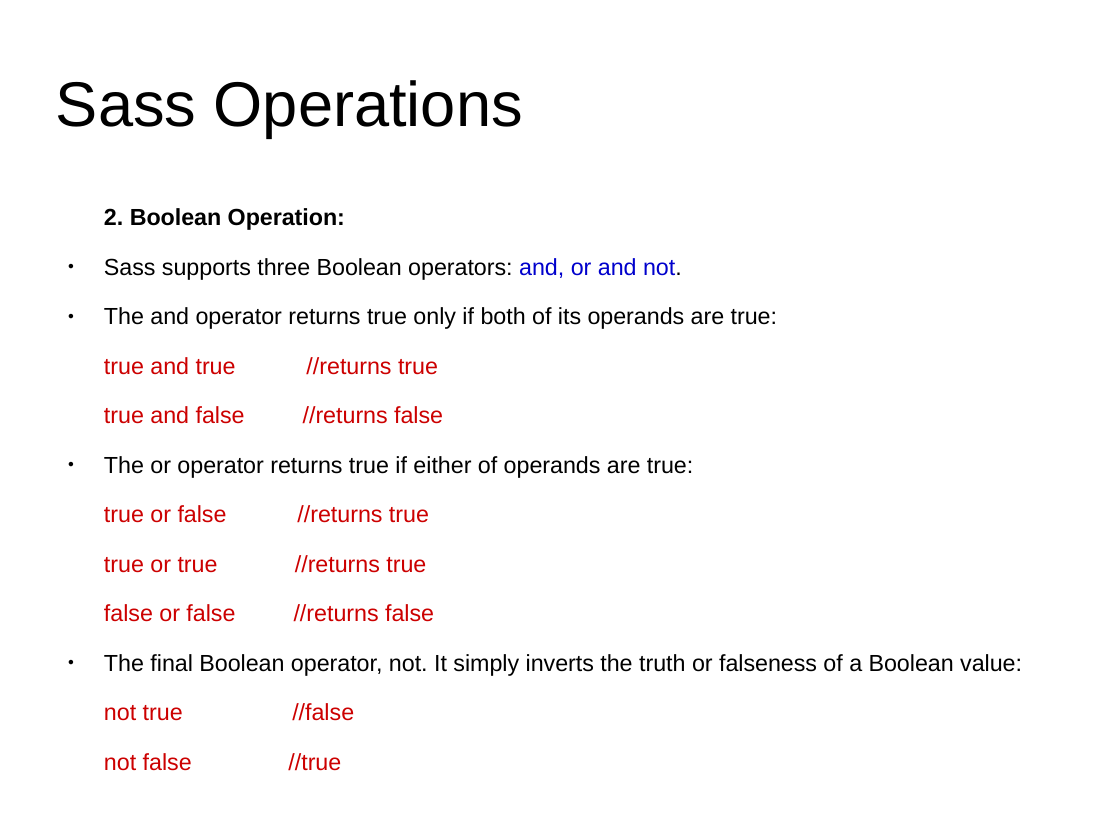
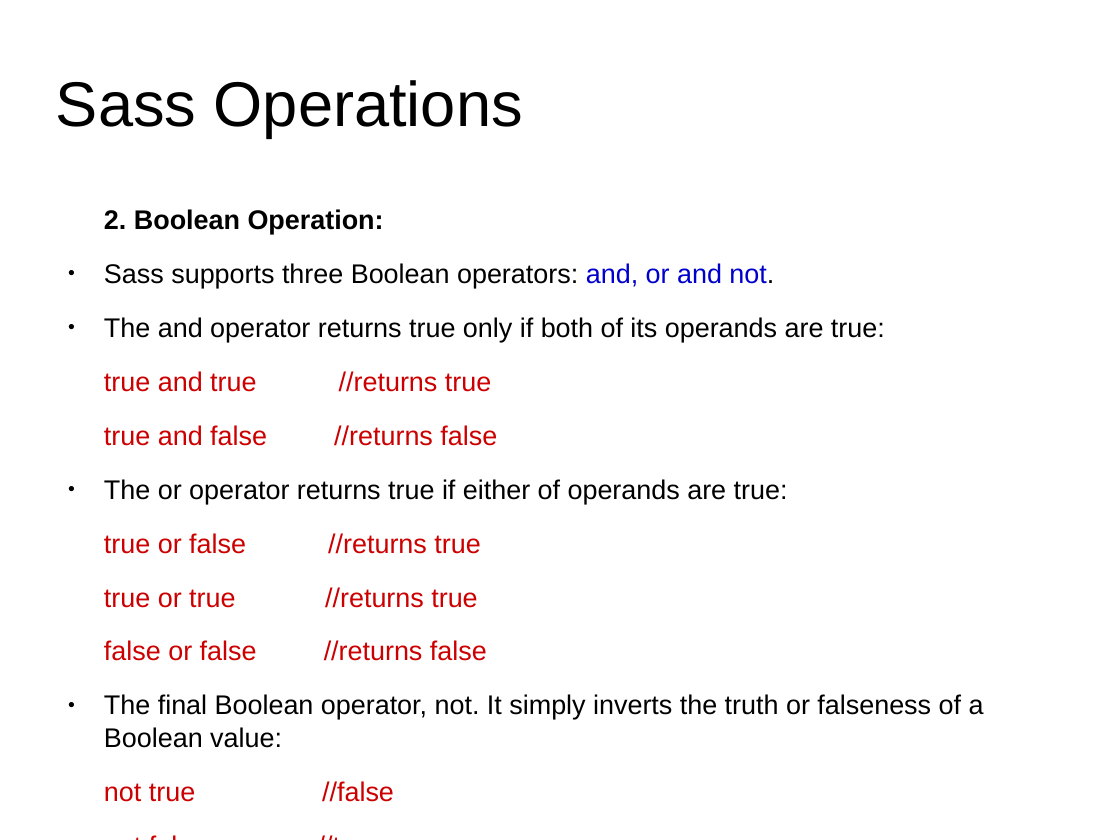
Before and after one commit to anumsh/SASS-Basics, a slide deck: slide 38 of SASS_basics.odp. Drawn at 1120x840 pixels with LibreOffice and Linux fonts; fonts in the diff are those of the drawing; background and template pictures are left out. Boxes give left, top, right and bottom in pixels: in the first picture for what was removed or moved away, otherwise in the second. Text is boxed around its words. In the diff, an @@ line names an element or a change of style, - is before the commit and + after.

Commit message:
feat: Sass Operations - string,color,comparison

```diff
--- a/SASS_basics.odp
+++ b/SASS_basics.odp
@@ text "2. Boolean Operation:" at [104, 209, 984, 748]: size 16.5 to 19.1 pt @@
```
Also in this commit, not shown: 6 slides added.
